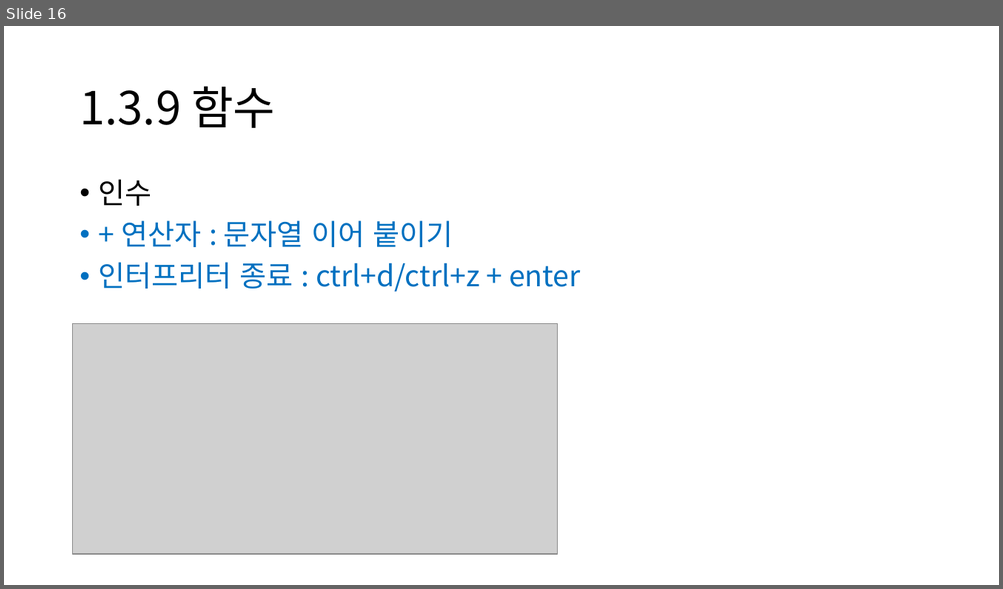
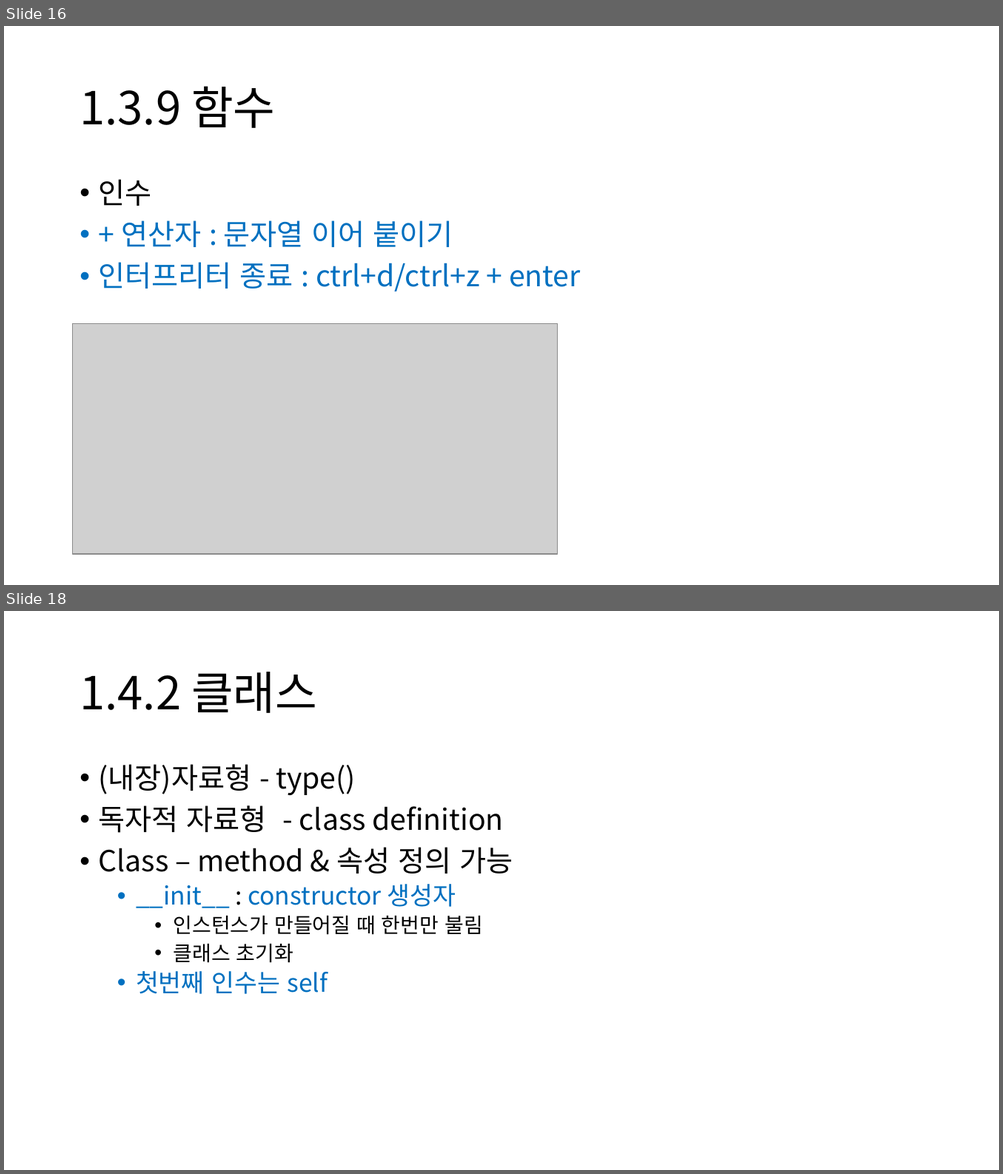
Before and after one commit to UIJIh/2024, a slide deck: DeepLearningFromScratch/ch01/dlfs_ch01.pptx. Shown one above the other, each under a label of ours: slide 16 before the commit, slides 16 and 18 after it; the slides between them are not shown. The pictures are 1003x589 and 1003x1174 pixels, drawn with LibreOffice and Linux fonts; fonts in the diff are those of the drawing; grey boxes stand for pictures. Boxes give left, top, right and bottom in pixels: in the first picture for what was removed or moved away, otherwise in the second. Text is boxed around its words. In the diff, an @@ line names an element or a change of style, - is before the commit and + after.

```diff
--- a/DeepLearningFromScratch/ch01/dlfs_ch01.pptx
+++ b/DeepLearningFromScratch/ch01/dlfs_ch01.pptx
@@ slide 18 added at (4, 611, 999, 1170), background #FFFFFF @@
@@ title added at (79, 672, 317, 713), 44 pt, text #000000 @@
+1.4.2 클래스
@@ text added at (99, 764, 512, 994), 28 pt, text #000000 @@
+• (내장)자료형 - type()
+• 독자적 자료형 - class definition
+• Class – method & 속성 정의 가능
+  • __init__ : constructor 생성자
+    • 인스턴스가 만들어질 때 한번만 불림
+    • 클래스 초기화
+  • 첫번째 인수는 self
```
Also in this commit, not shown: 2 slides changed, 8 other slides added.
